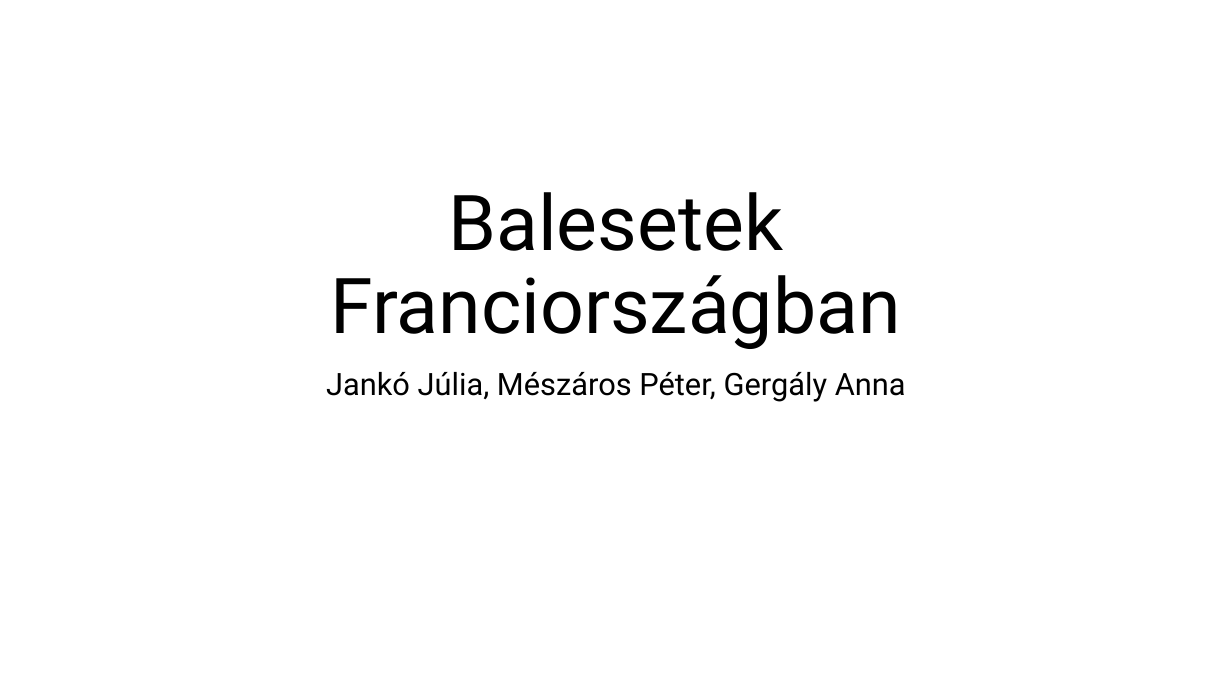
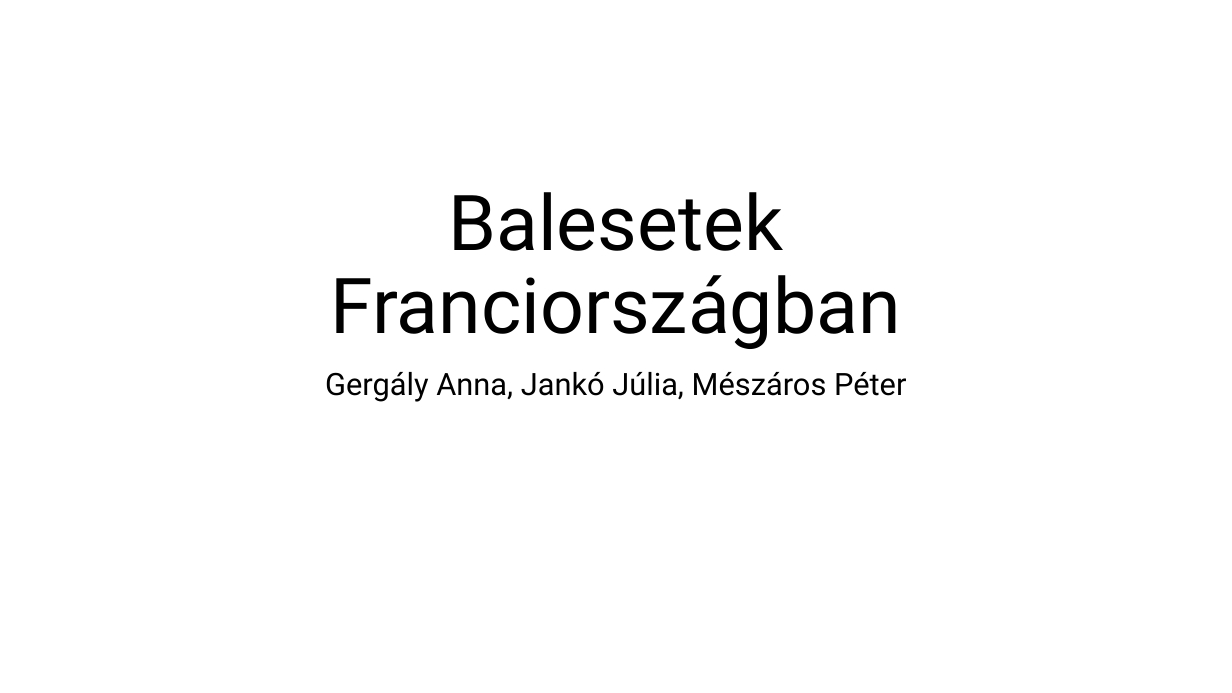
Before and after one commit to annagergaly/french-accidents, a slide deck: slide 1 of Balesetek Franciországban.pptx. Drawn at 1232x693 pixels with LibreOffice and Linux fonts; fonts in the diff are those of the drawing. Boxes give left, top, right and bottom in pixels: in the first picture for what was removed or moved away, otherwise in the second. Text is boxed around its words. In the diff, an @@ line names an element or a change of style, - is before the commit and + after.

```diff
--- a/Balesetek Franciországban.pptx
+++ b/Balesetek Franciországban.pptx
@@ subtitle at box(325, 372, 906, 402): text changed @@
-Jankó Júlia, Mészáros Péter, Gergály Anna
+Gergály Anna, Jankó Júlia, Mészáros Péter
```
Also in this commit, not shown: 4 other slides changed, 1 slide added, 2 slides removed.
